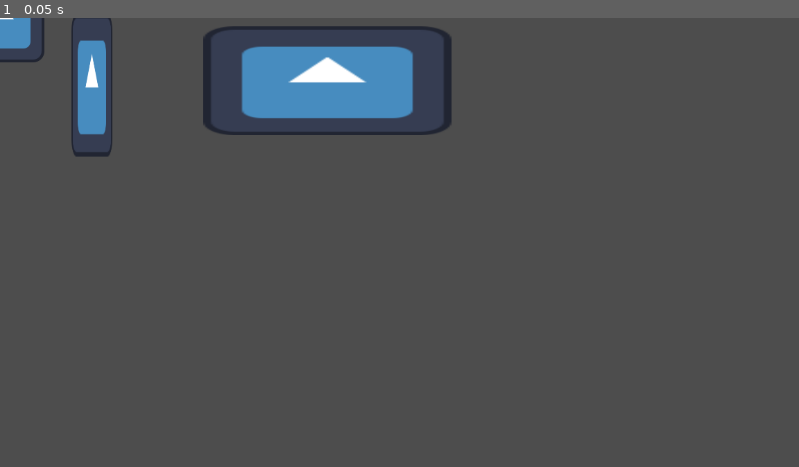
Above: before the commit, frame 1.
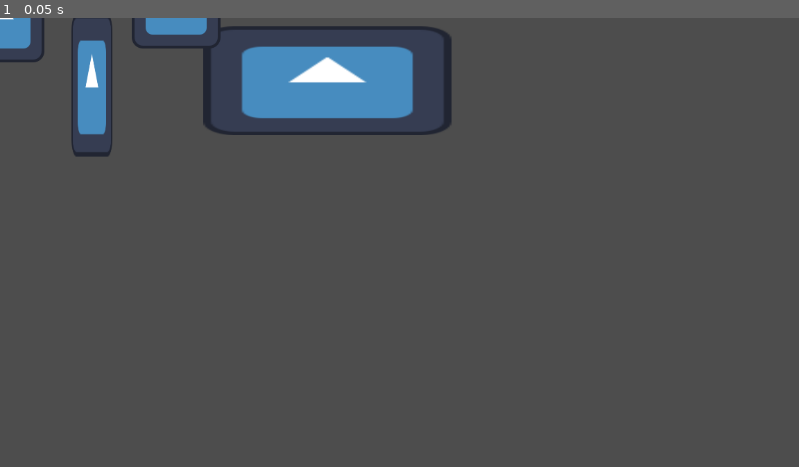
Above: after the commit, the same moment.

Repository: marinatrivino/practicaGit
Game: Godot game, scene res://node_2d.tscn
Two runs of this game, one before a commit and one after it. Both use one fixed random seed, a clock stepped at 60 frames per second and the inputs below. The project has no main scene, so this scene is started directly. The engine's default icon, where the game draws it, is replaced by a stand-in: a white triangle on a blue panel in a dark square.
Inputs:
- Up to frame 1 (0.05 s): no input

The runs differ from the first frame. In frame 1, 0.4% of the frame differs, in the area x 16-28%, y 0-7%.

Commit message:
Cuarto commit

Diff:
--- a/node_2d.tscn
+++ b/node_2d.tscn
@@ -35,6 +35,17 @@
 "speed": 5.0
 }]
 
+[sub_resource type="SpriteFrames" id="SpriteFrames_0hol4"]
+animations = [{
+"frames": [{
+"duration": 1.0,
+"texture": ExtResource("1_wtcfe")
+}],
+"loop": true,
+"name": &"default",
+"speed": 5.0
+}]
+
 [node name="Node2D" type="Node2D"]
 
 [node name="AnimatedSprite2D" type="AnimatedSprite2D" parent="."]
@@ -49,3 +60,7 @@
 
 [node name="AnimatedSprite2D3" type="AnimatedSprite2D" parent="."]
 sprite_frames = SubResource("SpriteFrames_epypp")
+
+[node name="AnimatedSprite2D4" type="AnimatedSprite2D" parent="."]
+position = Vector2(254, -20)
+sprite_frames = SubResource("SpriteFrames_0hol4")
Not shown: 1 places in node_2d.tscn that only renumber resources
